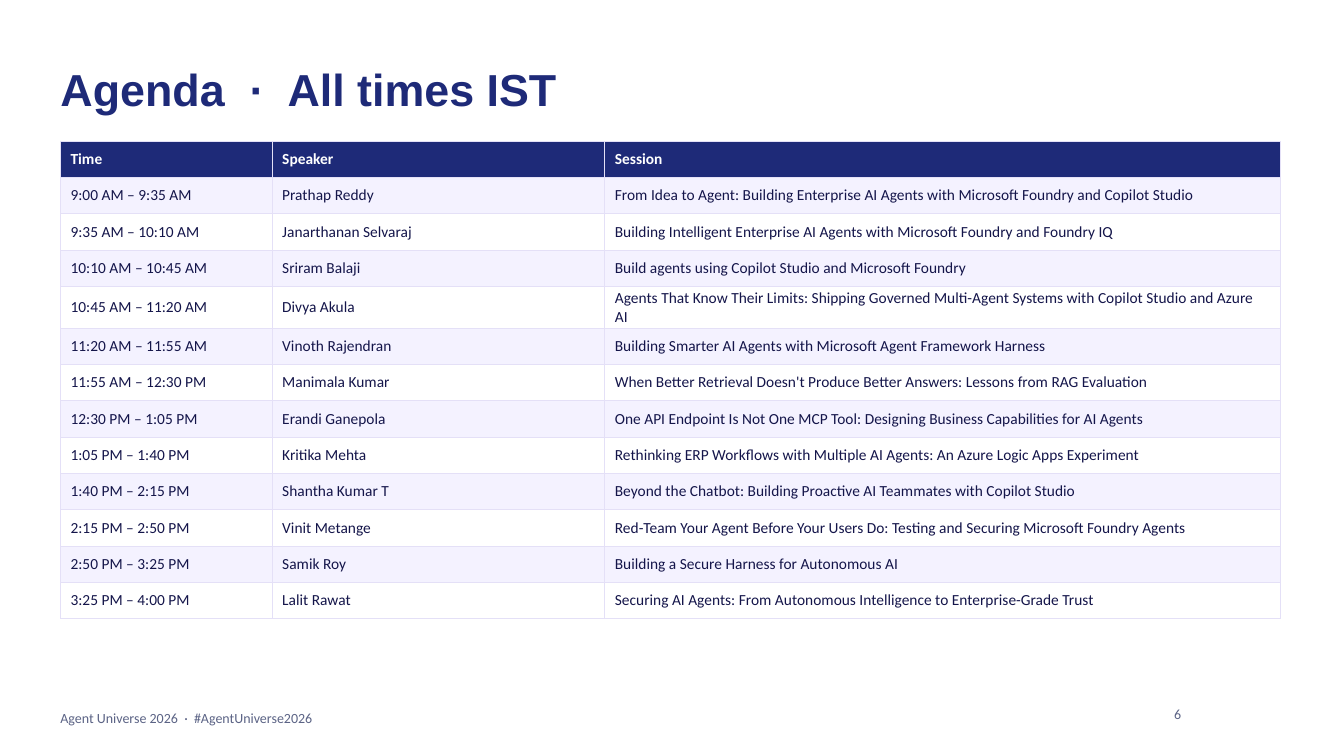
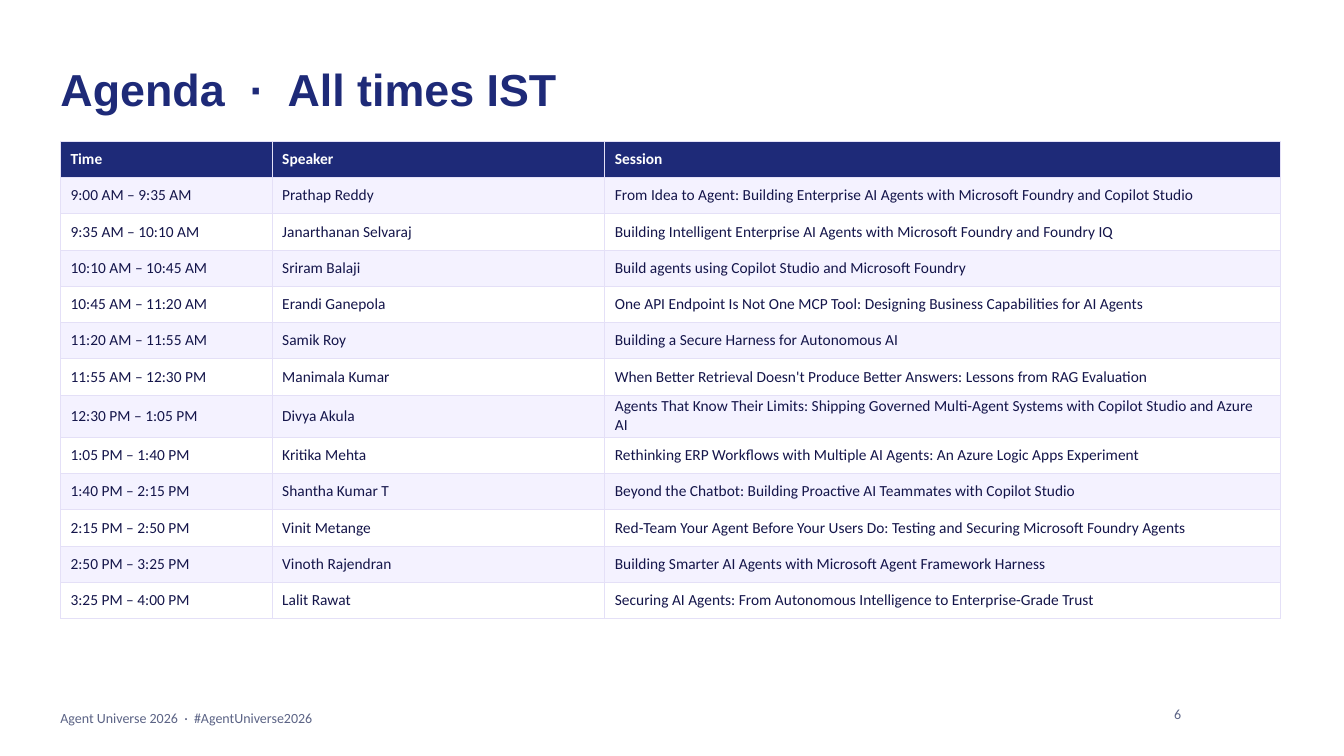
Before and after one commit to prathapm14/agent-universe-2026, a slide deck: slide 6 of slides/agent-universe-2026-host-deck.pptx. Drawn at 1344x756 pixels with LibreOffice and Linux fonts; fonts in the diff are those of the drawing; background and template pictures are left out. Boxes give left, top, right and bottom in pixels: in the first picture for what was removed or moved away, otherwise in the second. Text is boxed around its words. In the diff, an @@ line names an element or a change of style, - is before the commit and + after.

```diff
--- a/slides/agent-universe-2026-host-deck.pptx
+++ b/slides/agent-universe-2026-host-deck.pptx
@@ table at [60, 141, 1280, 612] @@
-row 5, column 2: Divya Akula
+row 5, column 2: Erandi Ganepola
-row 5, column 3: Agents That Know Their Limits: Shipping Governed Multi-Agent Systems with Copilot Studio and Azure AI
+row 5, column 3: One API Endpoint Is Not One MCP Tool: Designing Business Capabilities for AI Agents
-row 6, column 2: Vinoth Rajendran
+row 6, column 2: Samik Roy
-row 6, column 3: Building Smarter AI Agents with Microsoft Agent Framework Harness
+row 6, column 3: Building a Secure Harness for Autonomous AI
-row 8, column 2: Erandi Ganepola
+row 8, column 2: Divya Akula
-row 8, column 3: One API Endpoint Is Not One MCP Tool: Designing Business Capabilities for AI Agents
+row 8, column 3: Agents That Know Their Limits: Shipping Governed Multi-Agent Systems with Copilot Studio and Azure AI
-row 12, column 2: Samik Roy
+row 12, column 2: Vinoth Rajendran
-row 12, column 3: Building a Secure Harness for Autonomous AI
+row 12, column 3: Building Smarter AI Agents with Microsoft Agent Framework Harness
```
Also in this commit, not shown: 4 other slides changed, 36 other files.
